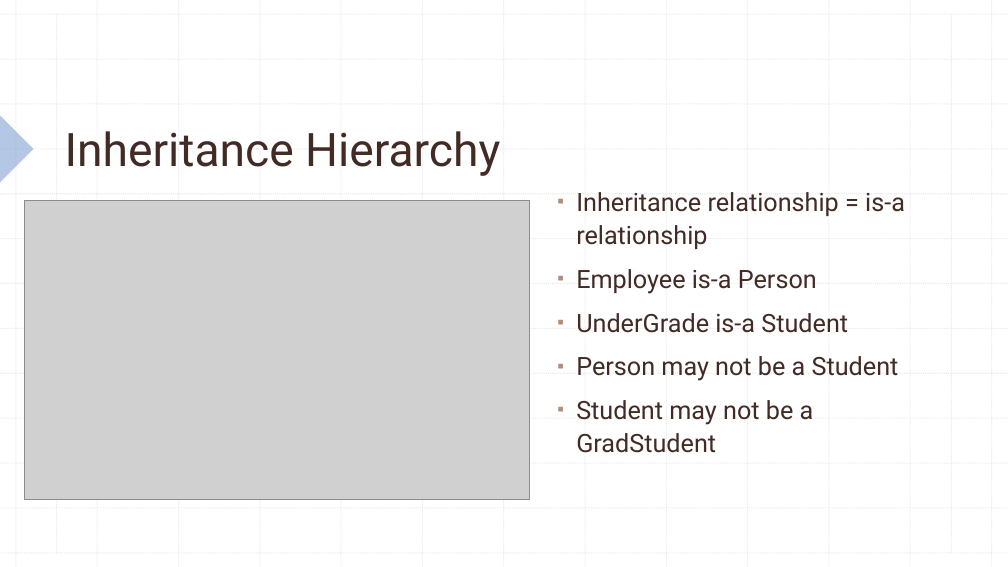
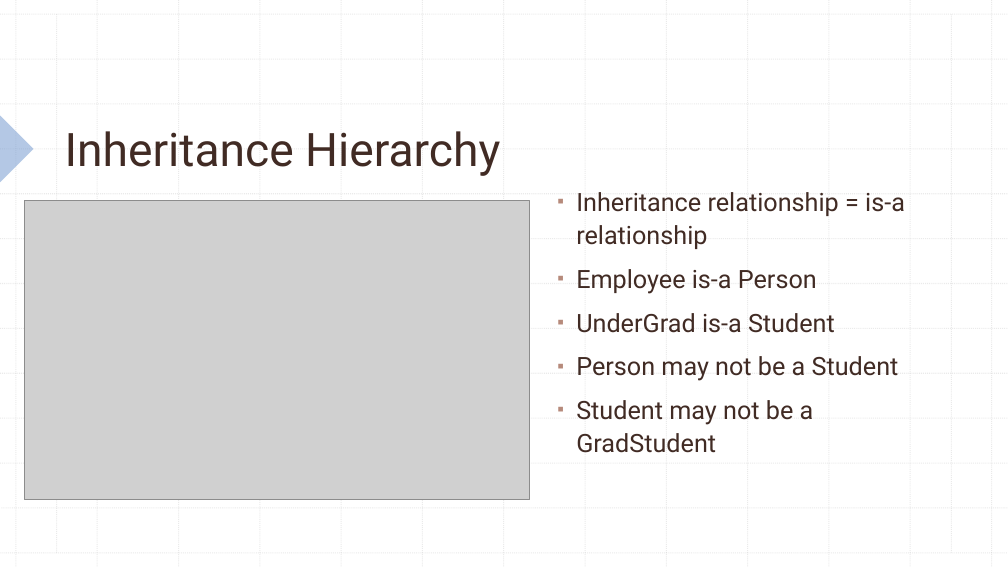
Before and after one commit to KarinaSang/Teaching, a slide deck: slide 46 of AP Java/Week3/Week3.pptx. Drawn at 1008x567 pixels with LibreOffice and Linux fonts; fonts in the diff are those of the drawing; grey boxes stand for pictures. Boxes give left, top, right and bottom in pixels: in the first picture for what was removed or moved away, otherwise in the second. Text is boxed around its words. In the diff, an @@ line names an element or a change of style, - is before the commit and + after.

```diff
--- a/AP Java/Week3/Week3.pptx
+++ b/AP Java/Week3/Week3.pptx
@@ text at box(576, 313, 835, 333): text changed @@
-▪ UnderGrade is-a Student
+▪ UnderGrad is-a Student
```
Also in this commit, not shown: 2 other slides changed, 4 other files.
